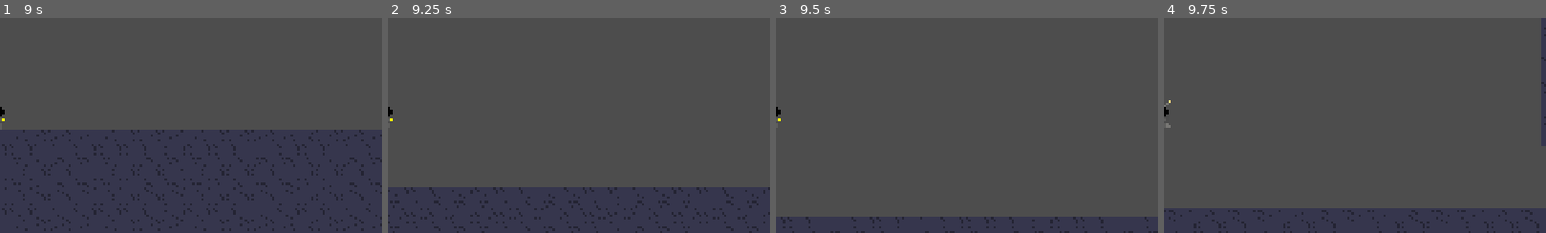
Above: before the commit, frames 1-4 (left to right).
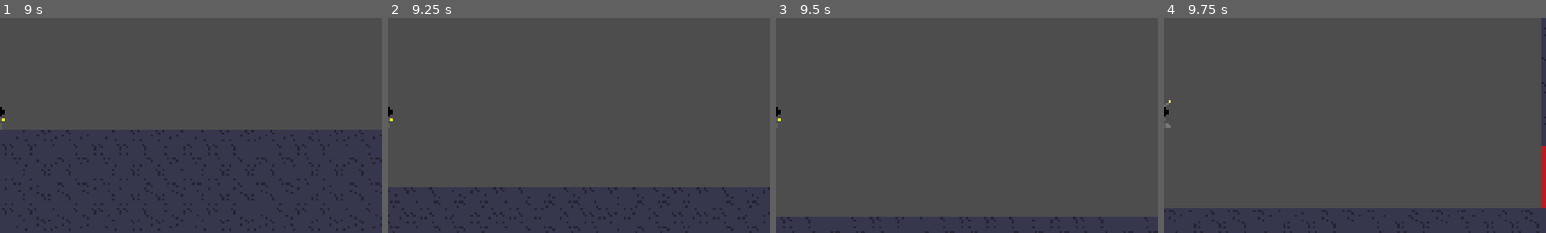
Above: after the commit, the same moments.

Repository: vitorjusto/The-Take-Over
Game: Godot game, scene res://Scenes/Main.tscn
Two runs of this game, one before a commit and one after it. Both use one fixed random seed, a clock stepped at 60 frames per second and the inputs below.
Inputs:
- Up to frame 1 (9 s): hold Right (Right) 0.53-2.03 s; tap Z (Run) every 1.5 s from 0.6 to 8.1 s; tap X (Jump) at 0.77, 1.52, 3.02, 3.77, 4.52, 6.02, 6.77, 7.52 s; tap C (Shoot) every 1.5 s from 1.35 to 8.85 s; hold Left (Left) 2.03-2.78 s; hold Right (Right) 2.78-4.28 s; hold Left (Left) 4.28-5.03 s; hold Right (Right) 5.03-5.78 s; hold Left (Left) 5.78-7.28 s; hold Right (Right) from 7.28 s (still down)
- Up to frame 2 (9.25 s): keep holding Right (Right); tap X (Jump) at 9.02 s
- Up to frame 3 (9.5 s): keep holding Right (Right)
- Up to frame 4 (9.75 s): release Right (Right) at 9.53 s; hold Left (Left) from 9.53 s (still down); tap Z (Run) at 9.6 s
The pictures show only the part of the screen within x 50-100%, y 50-100%; the shares and areas given below are measured in that part.

Frames 1-3 are identical in both runs. In frame 4, 0.4% of the frame differs, in the area x 98-100%, y 59-89%.

Commit message:
create destructable wall]

Diff:
--- a/Scenes/Levels/Level1.tscn
+++ b/Scenes/Levels/Level1.tscn
@@ -1,7 +1,8 @@
-[gd_scene load_steps=3 format=4 uid="uid://dp0iurjb0r67s"]
+[gd_scene load_steps=4 format=4 uid="uid://dp0iurjb0r67s"]
 
 [ext_resource type="PackedScene" uid="uid://ciln35nkxdfm5" path="res://Scenes/Tiles/Tiles.tscn" id="1_5jgm0"]
 [ext_resource type="PackedScene" uid="uid://buifd46jlheuk" path="res://Scenes/Misc/Spawner.tscn" id="2_36ke7"]
+[ext_resource type="PackedScene" uid="uid://bxcq565etgvhx" path="res://Scenes/Obstacles/DestructableWall.tscn" id="3_riv1q"]
 
 [node name="Level1" type="Node2D"]
 
@@ -10,3 +11,6 @@
 
 [node name="Spawner" parent="." instance=ExtResource("2_36ke7")]
 position = Vector2(-1125, 774)
+
+[node name="DestructableWall" parent="." instance=ExtResource("3_riv1q")]
+position = Vector2(1248, 480)
--- /dev/null
+++ b/Scenes/Obstacles/DestructableWall.tscn
@@ -0,0 +1,40 @@
+[gd_scene load_steps=5 format=3 uid="uid://bxcq565etgvhx"]
+
+[ext_resource type="Script" uid="uid://cdqogxcdfwnyc" path="res://Script/Obstacles/destructableWall.gd" id="1_0h4o1"]
+
+[sub_resource type="StyleBoxFlat" id="StyleBoxFlat_v8f8g"]
+content_margin_left = 0.0
+content_margin_top = 0.0
+content_margin_right = 0.0
+content_margin_bottom = 0.0
+bg_color = Color(1, 0, 0, 0.6)
+corner_detail = 1
+
+[sub_resource type="RectangleShape2D" id="RectangleShape2D_v8f8g"]
+size = Vector2(40, 160)
+
+[sub_resource type="RectangleShape2D" id="RectangleShape2D_0h4o1"]
+size = Vector2(56, 160)
+
+[node name="DestructableWall" type="StaticBody2D"]
+collision_layer = 2
+script = ExtResource("1_0h4o1")
+
+[node name="Panel" type="Panel" parent="."]
+offset_right = 40.0
+offset_bottom = 160.0
+theme_override_styles/panel = SubResource("StyleBoxFlat_v8f8g")
+
+[node name="CollisionShape2D" type="CollisionShape2D" parent="."]
+position = Vector2(20, 80)
+shape = SubResource("RectangleShape2D_v8f8g")
+
+[node name="Area2D" type="Area2D" parent="."]
+collision_layer = 0
+collision_mask = 8
+
+[node name="CollisionShape2D" type="CollisionShape2D" parent="Area2D"]
+position = Vector2(20, 80)
+shape = SubResource("RectangleShape2D_0h4o1")
+
+[connection signal="body_entered" from="Area2D" to="." method="OnBodyDetected"]
--- /dev/null
+++ b/Script/Obstacles/destructableWall.gd
@@ -0,0 +1,10 @@
+extends StaticBody2D
+
+var hp = 3
+
+func OnBodyDetected(body: Node2D) -> void:
+	body.call_deferred("queue_free")
+
+	hp-= 1
+	if hp == 0:
+		call_deferred("queue_free")
Not shown, added: Script/Obstacles/destructableWall.gd.uid
